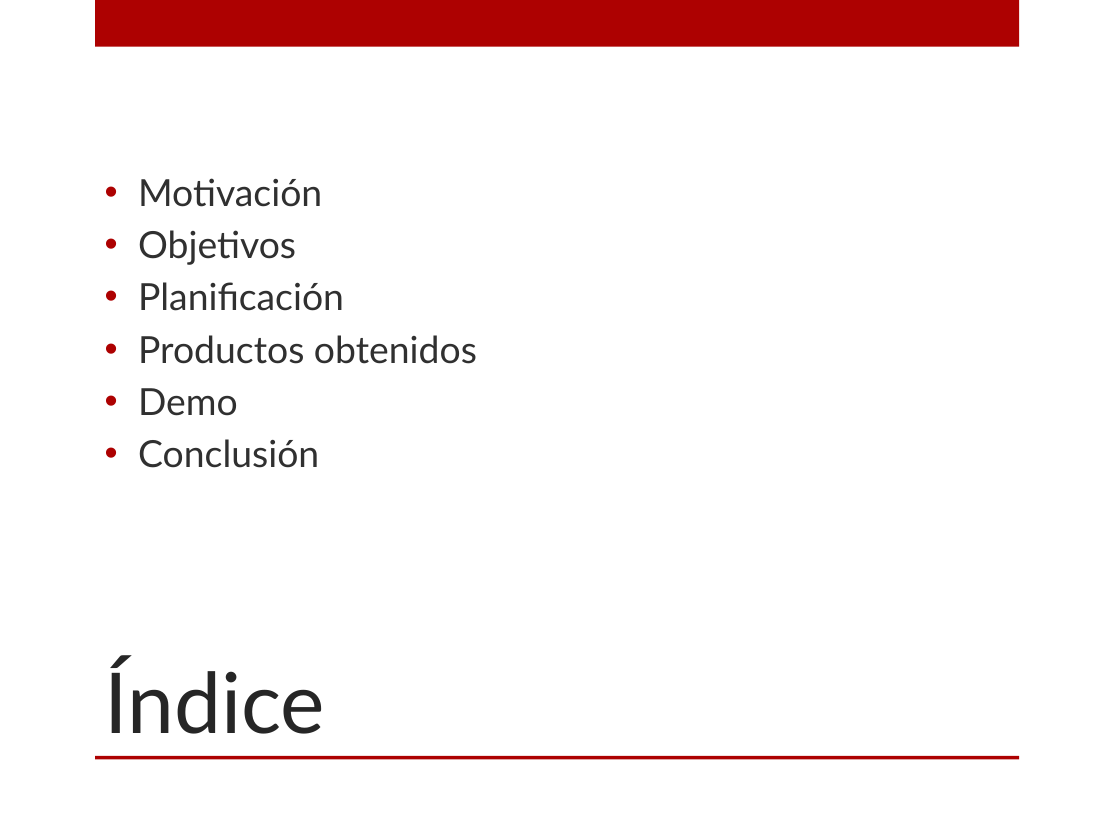
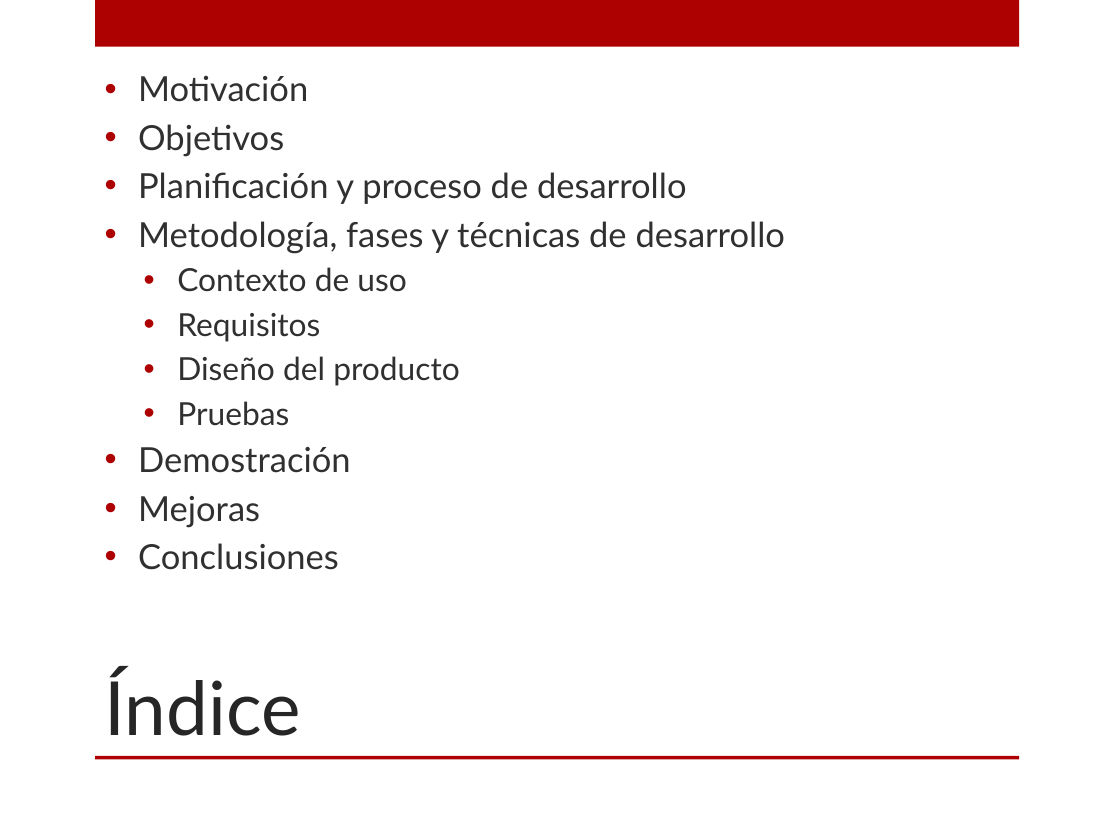
Before and after one commit to jsanchezmend/TFGAntivacunas, a slide deck: slide 2 of Presentacion/Presentation.pptx. Drawn at 1120x840 pixels with LibreOffice and Linux fonts; fonts in the diff are those of the drawing; background and template pictures are left out. Boxes give left, top, right and bottom in pixels: in the first picture for what was removed or moved away, otherwise in the second. Text is boxed around its words. In the diff, an @@ line names an element or a change of style, - is before the commit and + after.

```diff
--- a/Presentacion/Presentation.pptx
+++ b/Presentacion/Presentation.pptx
@@ text at box(138, 75, 308, 156): size 24 to 22.2 pt in "Motivación", "Objetivos" @@
@@ text at box(138, 172, 785, 570): text changed; size 24 to 22.2 pt @@
-• Planificación
-• Productos obtenidos
-• Demo
-• Conclusión
+• Planificación y proceso de desarrollo
+• Metodología, fases y técnicas de desarrollo
+  • Contexto de uso
+  • Requisitos
+  • Diseño del producto
+  • Pruebas
+• Demostración
+• Mejoras
+• Conclusiones
@@ title "Índice" at box(105, 671, 301, 736): size 54 to 48 pt @@
```
Also in this commit, not shown: 1 other slide changed, 12 slides added.
